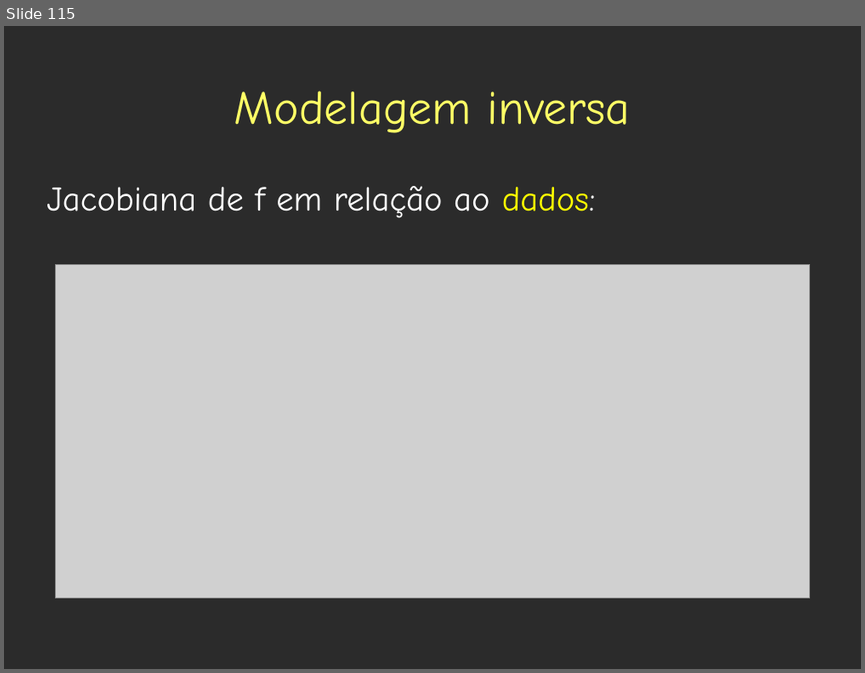
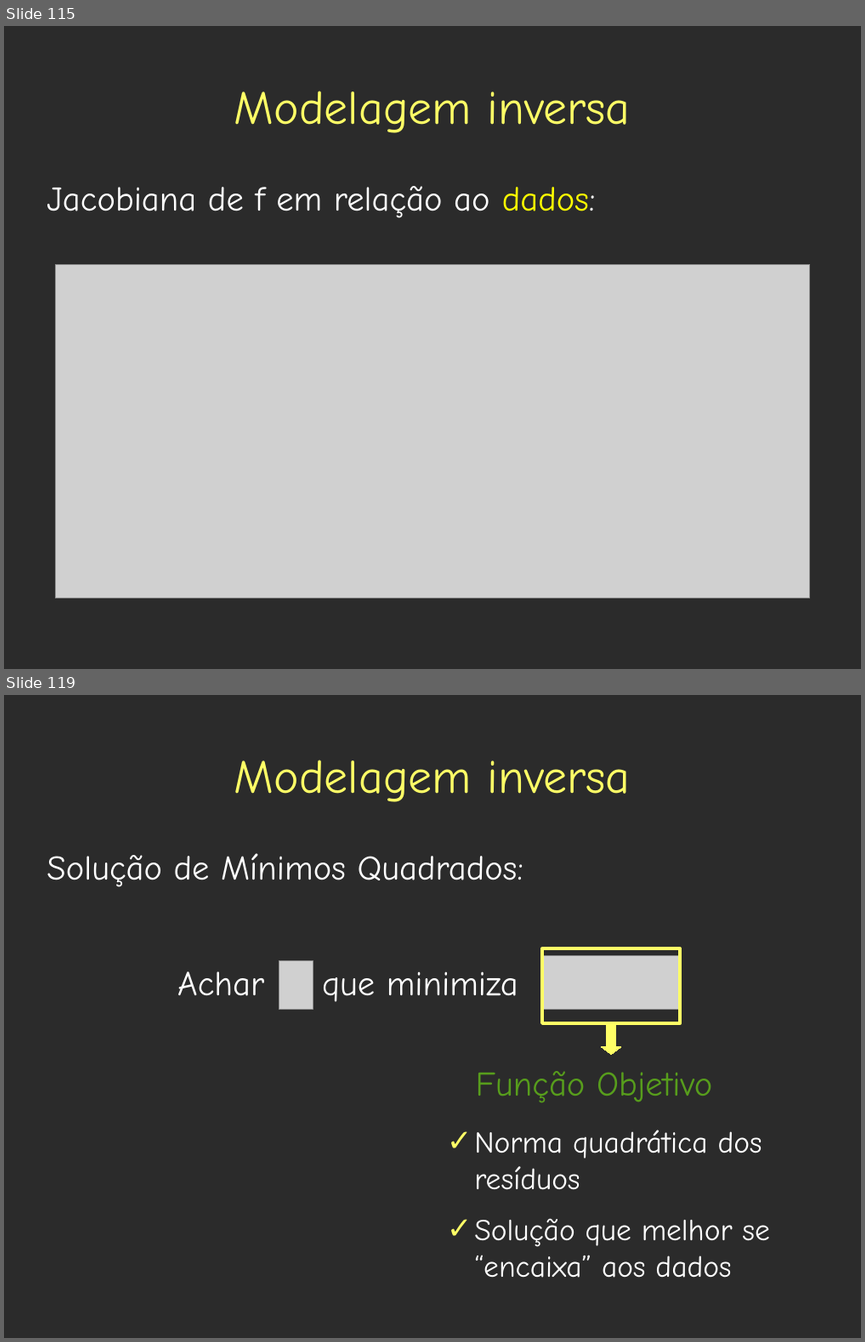
Before and after one commit to leouieda/geothermics, a slide deck: presentations/base_litosfera/estado_termico_lito_subcrustal.odp. Shown one above the other, each under a label of ours: slide 115 before the commit, slides 115 and 119 after it; the slides between them are not shown. The pictures are 865x673 and 865x1342 pixels, drawn with LibreOffice and Linux fonts; fonts in the diff are those of the drawing; grey boxes stand for pictures; background and template pictures are left out; a plain dark background stands for a picture behind light text. Boxes give left, top, right and bottom in pixels: in the first picture for what was removed or moved away, otherwise in the second. Text is boxed around its words. In the diff, an @@ line names an element or a change of style, - is before the commit and + after.

```diff
--- a/presentations/base_litosfera/estado_termico_lito_subcrustal.odp
+++ b/presentations/base_litosfera/estado_termico_lito_subcrustal.odp
@@ slide 119 added at bbox=[4, 695, 861, 1338], background picture (left out) @@
@@ title added at bbox=[234, 760, 630, 802], 44 pt, text #FFFF66 @@
+Modelagem inversa
@@ text added at bbox=[46, 853, 523, 887], 32 pt, text #FFFFFF @@
+Solução de Mínimos Quadrados:
@@ rectangle added at bbox=[542, 948, 681, 1023], outline #FFFF66 2.89 pt @@
@@ text added at bbox=[177, 971, 518, 1002], 32 pt, text #FFFFFF @@
+Achar que minimiza
@@ picture added at bbox=[279, 961, 313, 1009] @@
@@ picture added at bbox=[540, 955, 678, 1009] @@
@@ down arrow added at bbox=[602, 1025, 621, 1055], fill #FFFF66, outline #FFFF66 0 pt @@
@@ text added at bbox=[476, 1071, 712, 1103], 32 pt, text #579D1C @@
+Função Objetivo
@@ text added at bbox=[474, 1129, 770, 1277], 28 pt, text #FFFFFF @@
+✓ Norma quadrática dos resíduos
+✓ Solução que melhor se “encaixa” aos dados
```
Also in this commit, not shown: 15 other slides added, 1 other file.
